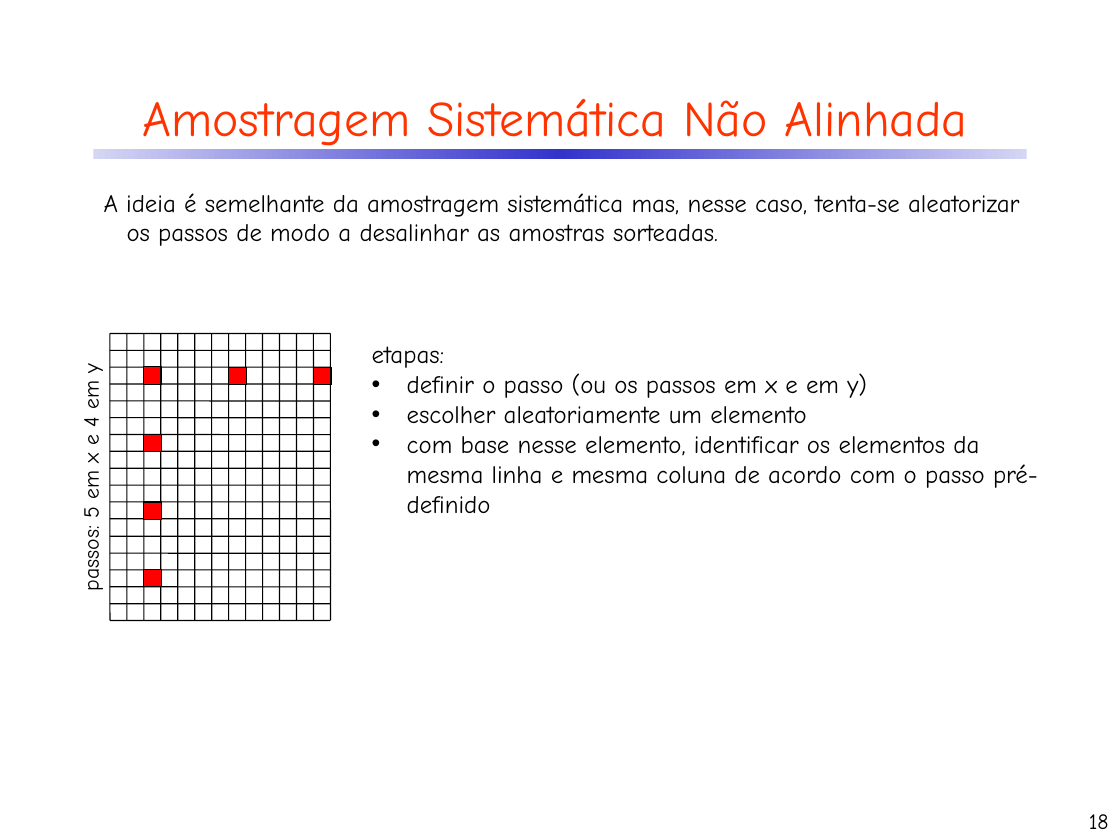
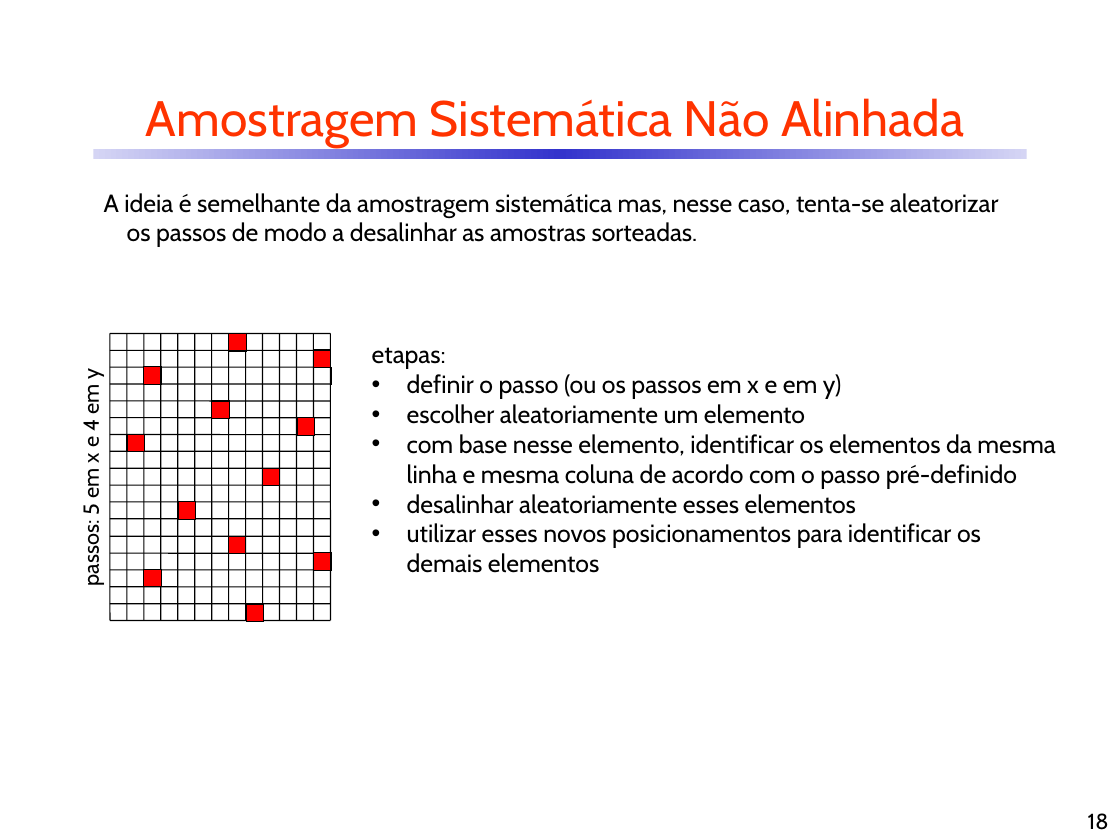
Before and after one commit to CDRenno/Estatistica, a slide deck: slide 18 of ppt/08TAmostr.pptx. Drawn at 1120x840 pixels with LibreOffice and Linux fonts; fonts in the diff are those of the drawing. Boxes give left, top, right and bottom in pixels: in the first picture for what was removed or moved away, otherwise in the second. Text is boxed around its words. In the diff, an @@ line names an element or a change of style, - is before the commit and + after.

```diff
--- a/ppt/08TAmostr.pptx
+++ b/ppt/08TAmostr.pptx
@@ font Comic Neue to Cabin in 4 elements at [146, 98, 964, 147], [104, 193, 999, 247], [1088, 813, 1109, 830], [78, 369, 104, 584] @@
@@ rectangle added at [110, 334, 330, 619], fill #FFFFFF @@
@@ rectangle: place and size @@
-rectangle at [228, 367, 246, 385]
+rectangle at [228, 334, 246, 352]
@@ rectangle added at [314, 349, 332, 367], fill #FF0000, outline #000000 0.75 pt @@
@@ text at [372, 347, 1055, 488]: font Comic Neue to Cabin in "etapas:", "definir o passo (ou os passos em ...", "escolher aleatoriamente um elemento", "com base nesse elemento, identificar os elementos ..." @@
@@ rectangle: place and size @@
-rectangle at [144, 435, 162, 452]
+rectangle at [127, 435, 144, 452]
@@ rectangle: place and size @@
-rectangle at [144, 502, 162, 520]
+rectangle at [178, 502, 196, 520]
@@ text at [407, 494, 981, 573]: paragraphs added @@
+• desalinhar aleatoriamente esses elementos
+• utilizar esses novos posicionamentos para identificar os demais elementos
@@ group added at [212, 401, 332, 622]: 6 rectangles @@
```
Also in this commit, not shown: 42 other slides changed, 5 slides added, 4 slides removed, 5 other files.
